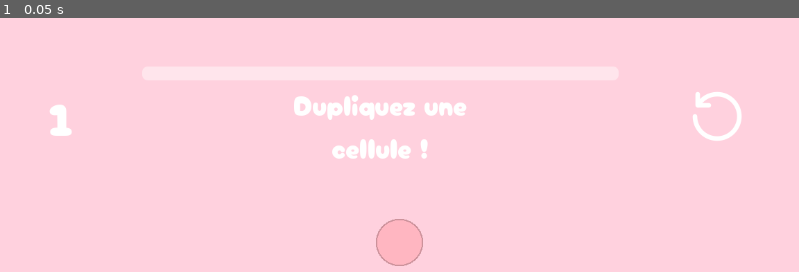
Above: before the commit, frame 1.
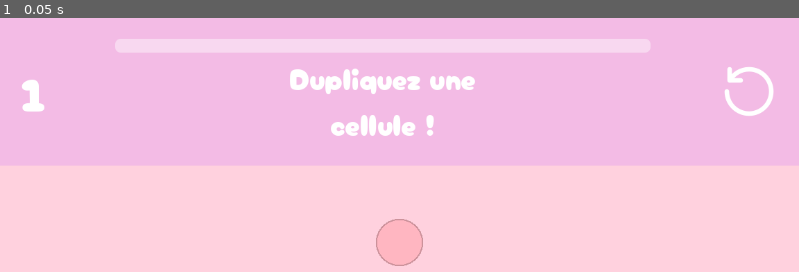
Above: after the commit, the same moment.

Repository: JungoQuentin/Doom2
Game: Godot game, scene res://main.tscn
Same seed, same stepped clock (60 frames per second), same inputs: the game is played once before the commit and once after it.
Inputs:
- Up to frame 1 (0.05 s): no input

The runs differ from the first frame. In frame 1, 7.0% of the frame differs, in the area x 2-97%, y 18-56%.

Commit message:
feat: improve ui

Diff:
--- a/ui.gd
+++ b/ui.gd
@@ -1,8 +1,8 @@
 extends CanvasLayer
 
-@onready var total_cells: Label = $TopBar/C1/TotalCells
-@onready var current_goal: Label = $TopBar/C2/CurrentGoal
-@onready var progress_bar: ProgressBar = $TopBar/C2/ProgressBar
+@onready var total_cells: Label = $PanelContainer/MarginContainer/TopBar/C1/TotalCells
+@onready var current_goal: Label = $PanelContainer/MarginContainer/TopBar/C2/CurrentGoal
+@onready var progress_bar: ProgressBar = $PanelContainer/MarginContainer/TopBar/C2/ProgressBar
 @onready var game: Doom2 = $"../Game"
 
 var goal_step: int = 0;
@@ -23,7 +23,7 @@
 
 
 func _ready() -> void:
-	var reset_button: TextureButton = $TopBar/C3/Reset
+	var reset_button: TextureButton = $PanelContainer/MarginContainer/TopBar/C3/Reset
 	reset_button.pressed.connect(on_click_reset)
 
 
--- a/ui.tscn
+++ b/ui.tscn
@@ -1,10 +1,13 @@
-[gd_scene load_steps=8 format=3 uid="uid://3xsovfg5vqyt"]
+[gd_scene load_steps=9 format=3 uid="uid://3xsovfg5vqyt"]
 
 [ext_resource type="Script" uid="uid://i02x5ha2jljy" path="res://ui.gd" id="1_ibotj"]
 [ext_resource type="FontFile" uid="uid://c2evp0lb2lg4v" path="res://assets/fonts/CherryBombOne-Regular.ttf" id="1_nltto"]
 [ext_resource type="Texture2D" uid="uid://cchx8b0jtunqm" path="res://assets/img/reset-svgrepo-com.svg" id="2_ibotj"]
 [ext_resource type="Texture2D" uid="uid://dwlxksh3ja74w" path="res://assets/img/reset-svgrepo-com-click.svg" id="3_n5ude"]
 [ext_resource type="Texture2D" uid="uid://dfu821w7yg3yu" path="res://assets/img/reset-svgrepo-com-hover.svg" id="4_y4yjw"]
+
+[sub_resource type="StyleBoxFlat" id="StyleBoxFlat_y4yjw"]
+bg_color = Color(0.901961, 0.647059, 0.92549, 0.505882)
 
 [sub_resource type="StyleBoxFlat" id="StyleBoxFlat_ibotj"]
 bg_color = Color(1, 1, 1, 0.423529)
@@ -23,33 +26,41 @@
 [node name="UI" type="CanvasLayer"]
 script = ExtResource("1_ibotj")
 
-[node name="TopBar" type="HBoxContainer" parent="."]
+[node name="PanelContainer" type="PanelContainer" parent="."]
 anchors_preset = 10
 anchor_right = 1.0
-offset_left = 70.0
-offset_top = 70.0
-offset_right = -76.0
-offset_bottom = 215.0
+offset_bottom = 173.0
 grow_horizontal = 2
+theme_override_styles/panel = SubResource("StyleBoxFlat_y4yjw")
+
+[node name="MarginContainer" type="MarginContainer" parent="PanelContainer"]
+layout_mode = 2
+theme_override_constants/margin_left = 30
+theme_override_constants/margin_top = 30
+theme_override_constants/margin_right = 30
+theme_override_constants/margin_bottom = 30
+
+[node name="TopBar" type="HBoxContainer" parent="PanelContainer/MarginContainer"]
+layout_mode = 2
 size_flags_vertical = 0
 theme_override_constants/separation = 100
 alignment = 1
 
-[node name="C1" type="MarginContainer" parent="TopBar"]
+[node name="C1" type="MarginContainer" parent="PanelContainer/MarginContainer/TopBar"]
 layout_mode = 2
 
-[node name="TotalCells" type="Label" parent="TopBar/C1"]
+[node name="TotalCells" type="Label" parent="PanelContainer/MarginContainer/TopBar/C1"]
 layout_mode = 2
 theme_override_fonts/font = ExtResource("1_nltto")
-theme_override_font_sizes/font_size = 64
+theme_override_font_sizes/font_size = 65
 text = "2048"
 horizontal_alignment = 1
 
-[node name="C2" type="VBoxContainer" parent="TopBar"]
+[node name="C2" type="VBoxContainer" parent="PanelContainer/MarginContainer/TopBar"]
 layout_mode = 2
 size_flags_horizontal = 3
 
-[node name="ProgressBar" type="ProgressBar" parent="TopBar/C2"]
+[node name="ProgressBar" type="ProgressBar" parent="PanelContainer/MarginContainer/TopBar/C2"]
 custom_minimum_size = Vector2(500, 20)
 layout_mode = 2
 theme_override_styles/background = SubResource("StyleBoxFlat_ibotj")
@@ -57,20 +68,20 @@
 value = 50.0
 show_percentage = false
 
-[node name="CurrentGoal" type="Label" parent="TopBar/C2"]
+[node name="CurrentGoal" type="Label" parent="PanelContainer/MarginContainer/TopBar/C2"]
 custom_minimum_size = Vector2(400, 0)
 layout_mode = 2
 size_flags_horizontal = 4
 theme_override_fonts/font = ExtResource("1_nltto")
-theme_override_font_sizes/font_size = 40
+theme_override_font_sizes/font_size = 43
 text = "Dupliquez une cellule !"
 horizontal_alignment = 1
 autowrap_mode = 2
 
-[node name="C3" type="MarginContainer" parent="TopBar"]
+[node name="C3" type="MarginContainer" parent="PanelContainer/MarginContainer/TopBar"]
 layout_mode = 2
 
-[node name="Reset" type="TextureButton" parent="TopBar/C3"]
+[node name="Reset" type="TextureButton" parent="PanelContainer/MarginContainer/TopBar/C3"]
 layout_mode = 2
 size_flags_horizontal = 4
 size_flags_vertical = 4
